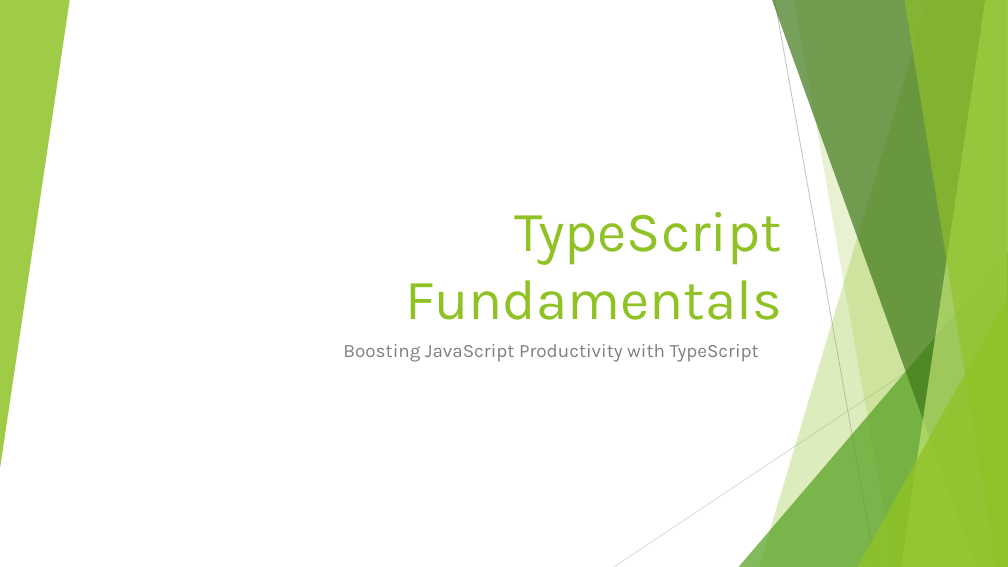
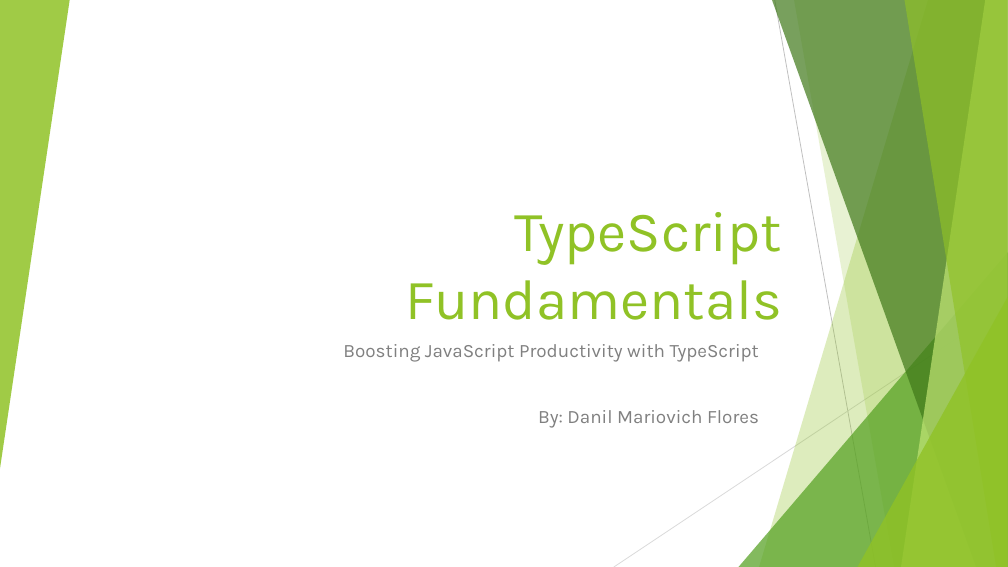
Before and after one commit to dflor003/typescript-fundamentals, a slide deck: slide 1 of Presentation/TypeScriptFundamentals.pptx. Drawn at 1008x567 pixels with LibreOffice and Linux fonts; fonts in the diff are those of the drawing. Boxes give left, top, right and bottom in pixels: in the first picture for what was removed or moved away, otherwise in the second. Text is boxed around its words. In the diff, an @@ line names an element or a change of style, - is before the commit and + after.

Commit message:
DanilF: Wrote up slides on TS intro, basic syntax, modules, interfaces, classes. Added examples for each topic.

```diff
--- a/Presentation/TypeScriptFundamentals.pptx
+++ b/Presentation/TypeScriptFundamentals.pptx
@@ subtitle at [538, 410, 759, 428]: paragraph added @@
+By: Danil Mariovich Flores
```
Also in this commit, not shown: 21 slides added, 1 slide removed, 17 other files.
